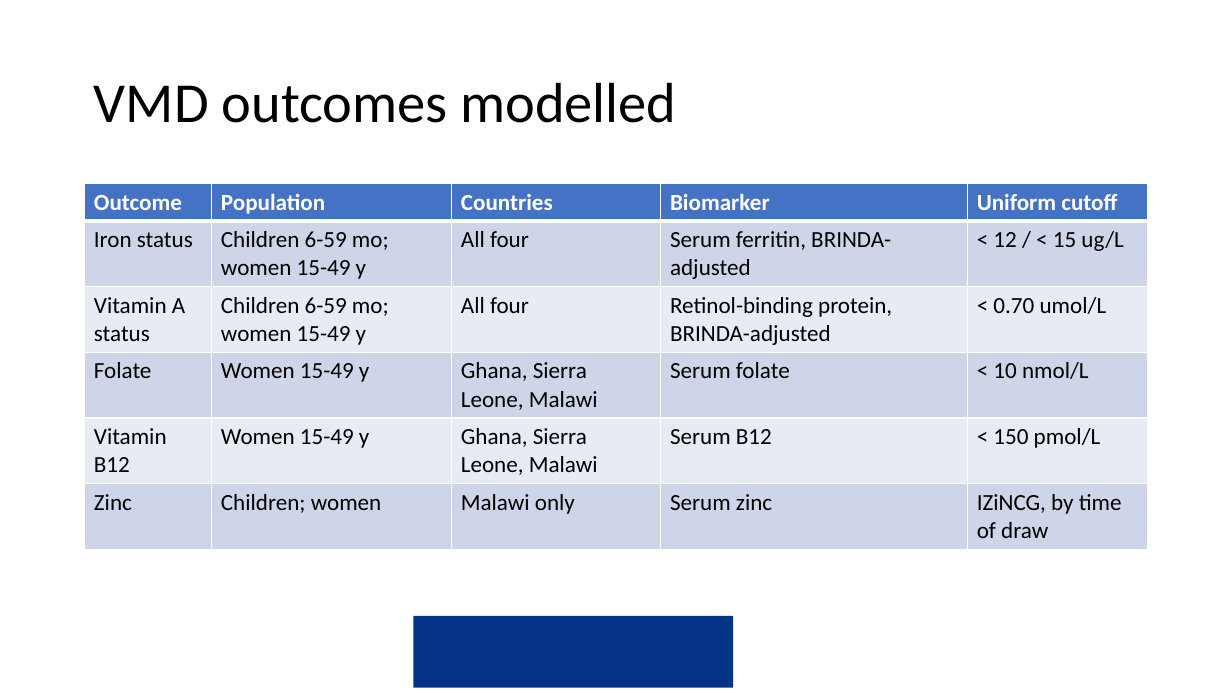
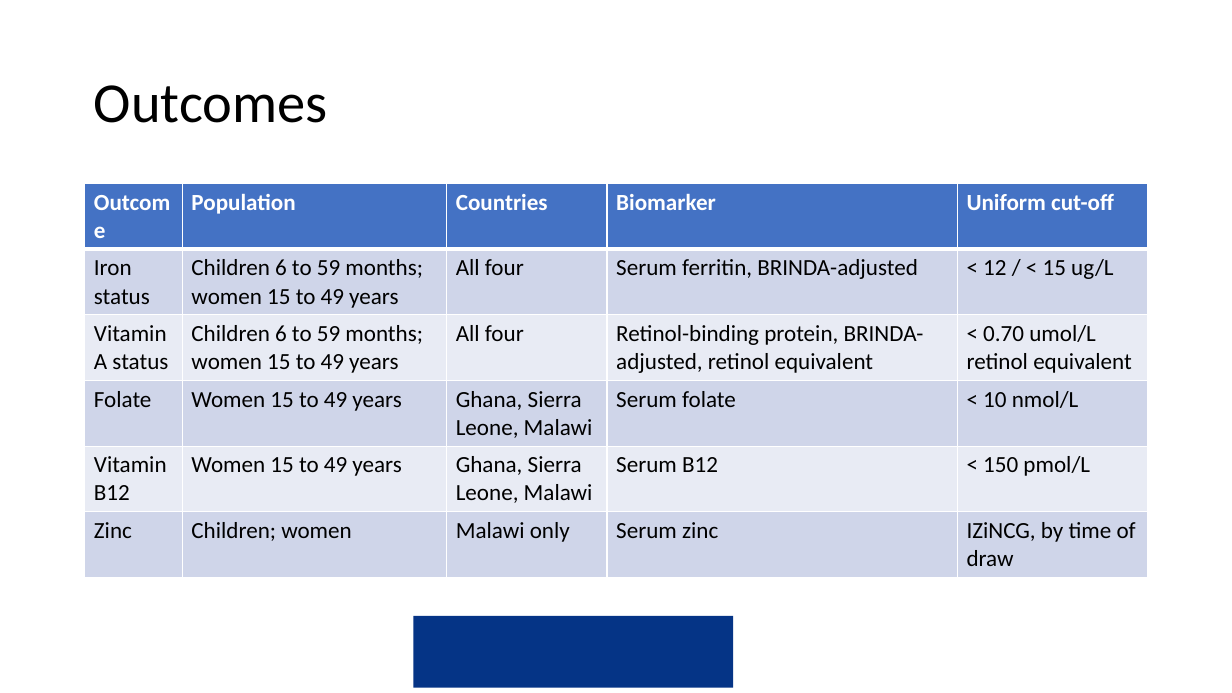
Before and after one commit to amertens/mn-prediction, a slide deck: slide 8 of docs/slides/MN-proxy-Ghana-presentation-2026-09.pptx (slide 6 before the commit). Drawn at 1232x693 pixels with LibreOffice and Linux fonts; fonts in the diff are those of the drawing; background and template pictures are left out. Boxes give left, top, right and bottom in pixels: in the first picture for what was removed or moved away, otherwise in the second. Text is boxed around its words. In the diff, an @@ line names an element or a change of style, - is before the commit and + after.

```diff
--- a/docs/slides/MN-proxy-Ghana-presentation-2026-09.pptx
+++ b/docs/slides/MN-proxy-Ghana-presentation-2026-09.pptx
@@ title at box(94, 85, 328, 123): text changed @@
-VMD outcomes modelled
+Outcomes
@@ table at box(85, 184, 1149, 623) @@
-row 1, column 5: Uniform cutoff
+row 1, column 5: Uniform cut-off
-row 2, column 2: Children 6-59 mo; women 15-49 y
+row 2, column 2: Children 6 to 59 months; women 15 to 49 years
-row 3: Vitamin A status | Children 6-59 mo; women 15-49 y | All four | Retinol-binding protein, BRINDA-adjusted | < 0.70 umol/L
+row 3: Vitamin A status | Children 6 to 59 months; women 15 to 49 years | All four | Retinol-binding protein, BRINDA-adjusted, retinol equivalent | < 0.70 umol/L retinol equivalent
-row 4, column 2: Women 15-49 y
+row 4, column 2: Women 15 to 49 years
-row 5, column 2: Women 15-49 y
+row 5, column 2: Women 15 to 49 years
```
Also in this commit, not shown: 19 other slides changed, 30 slides added, 20 slides removed, 7 other files.
